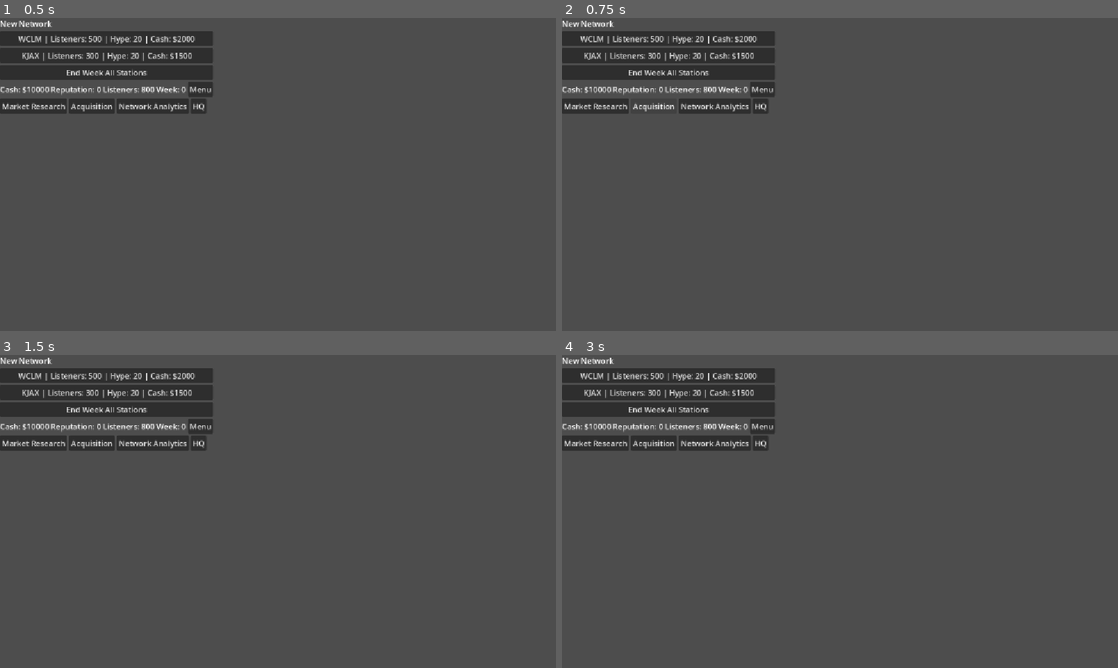
Above: before the commit, frames 1-4 (two rows, left to right).
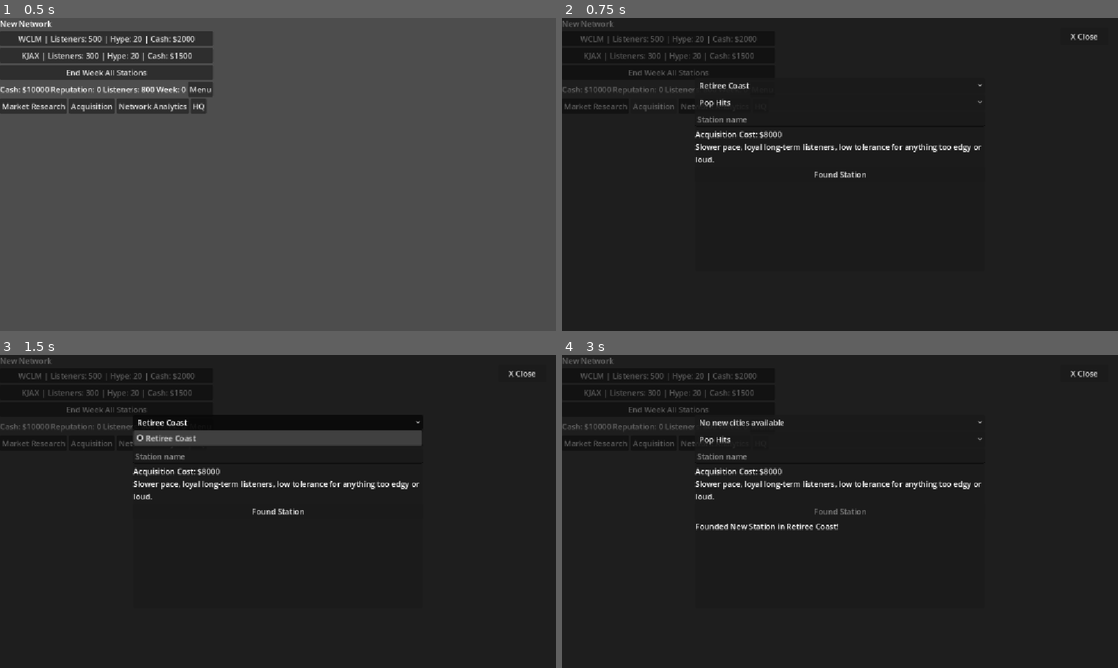
Above: after the commit, the same moments.

Repository: ConsumedMedia/drive-time-tycoon
Game: Godot game, scene res://scenes/main/main.tscn
Same seed, same stepped clock (60 frames per second), same inputs: the game is played once before the commit and once after it.
Inputs (mouse positions are in pixels of both pictures, inside the frame that each line leads up to):
- Up to frame 1 (0.5 s): no input
- Up to frame 2 (0.75 s): click "Acquisition" at 0.5 s
- Up to frame 3 (1.5 s): click (278, 423) at 1.25 s, where only the run after the commit has a clickable "Retiree Coast"
- Up to frame 4 (3 s): click (840, 439) at 2 s, where only the run after the commit has a clickable "Pop Hits"; click (840, 511) at 2.75 s, where only the run after the commit has a clickable "Found Station"

Frame 1 is identical in both runs. In frame 2, 99% of the frame differs, in the area x 0-100%, y 0-100%; in frame 3, 97%; in frame 4, 99%.

Commit message:
Build Acquisition panel - Phase 1 complete

Diff:
--- /dev/null
+++ b/data/cities/retiree_coast.tres
@@ -0,0 +1,15 @@
+[gd_resource type="Resource" script_class="City" format=3]
+
+[ext_resource type="Script" path="res://resources/city.gd" id="1"]
+
+[resource]
+script = ExtResource("1")
+city_name = "Retiree Coast"
+vibe_description = "Slower pace, loyal long-term listeners, low tolerance for anything too edgy or loud."
+format_fit = {
+"Chill Lo-Fi": 1.3,
+"Pop Hits": 0.6
+}
+rival_pressure = 3.5
+acquisition_cost = 8000
+metadata/_custom_type_script = "uid://bh0u67d4jgqgg"
--- a/scenes/main/network_overview.gd
+++ b/scenes/main/network_overview.gd
@@ -21,6 +21,7 @@
 
 const MARKET_RESEARCH_PANEL := preload("res://scenes/ui/market_research_panel.tscn")
 const NETWORK_ANALYTICS_PANEL := preload("res://scenes/ui/network_analytics_panel.tscn")
+const ACQUISITION_PANEL := preload("res://scenes/ui/acquisition_panel.tscn")
 
 var current_overlay: Control = null
 
@@ -78,7 +79,7 @@
 	_open_overlay(MARKET_RESEARCH_PANEL.instantiate())
 
 func _on_acquisition_pressed() -> void:
-	print("Acquisition panel not built yet - Phase 1 item still outstanding.")
+	_open_overlay(ACQUISITION_PANEL.instantiate())
 
 func _on_network_analytics_pressed() -> void:
 	_open_overlay(NETWORK_ANALYTICS_PANEL.instantiate())
@@ -132,6 +133,7 @@
 	if current_overlay != null:
 		current_overlay.queue_free()
 		current_overlay = null
+	_refresh_display()
 
 func _refresh_display() -> void:
 	%CashLabel.text = "Cash: $" + str(GameState.cash)
--- /dev/null
+++ b/scenes/ui/acquisition_panel.gd
@@ -0,0 +1,109 @@
+extends Control
+
+## Lets the player found a new station in a city they don't already own one
+## in. Deducts the city's acquisition_cost from GameState.cash and creates
+## a new Station with four empty Dayparts, ready for Produce Show.
+
+@export var city_paths: Array[String] = [
+	"res://data/cities/chill_coastal_village.tres",
+	"res://data/cities/college_town.tres",
+	"res://data/cities/retiree_coast.tres",
+]
+
+@export var format_paths: Array[String] = [
+	"res://data/formats/pop_hits.tres",
+	"res://data/formats/chill_lo_fi.tres",
+]
+
+## NOT confirmed from any prior design doc - these are placeholder starting
+## stats for a freshly founded station, not pulled from earlier design work.
+const STARTING_HYPE := 10.0
+const STARTING_LOYALTY := 20.0
+const STARTING_CASH := 1000
+
+var available_cities: Array[City] = []
+var formats: Array[Format] = []
+
+func _ready() -> void:
+	for path in city_paths:
+		var city: City = load(path)
+		if not _city_already_owned(city):
+			available_cities.append(city)
+
+	for path in format_paths:
+		formats.append(load(path))
+
+	%CityOption.clear()
+	if available_cities.is_empty():
+		%CityOption.add_item("No new cities available")
+		%FoundButton.disabled = true
+	else:
+		for city in available_cities:
+			%CityOption.add_item(city.city_name)
+		%CityOption.item_selected.connect(_on_city_selected)
+		%FoundButton.disabled = false
+
+	%FormatOption.clear()
+	for format in formats:
+		%FormatOption.add_item(format.format_name)
+
+	%FoundButton.pressed.connect(_on_found_pressed)
+
+	if not available_cities.is_empty():
+		_on_city_selected(0)
+
+func _city_already_owned(city: City) -> bool:
+	for station in GameState.owned_stations:
+		if station.city == city:
+			return true
+	return false
+
+func _on_city_selected(index: int) -> void:
+	var city: City = available_cities[index]
+	%CostLabel.text = "Acquisition Cost: $%d\n%s" % [city.acquisition_cost, city.vibe_description]
+
+func _on_found_pressed() -> void:
+	if available_cities.is_empty() or formats.is_empty():
+		return
+
+	var city: City = available_cities[%CityOption.selected]
+	var format: Format = formats[%FormatOption.selected]
+
+	if GameState.cash < city.acquisition_cost:
+		%ResultLabel.text = "Not enough cash - you have $%d, need $%d." % [
+			GameState.cash,
+			city.acquisition_cost
+		]
+		return
+
+	GameState.cash -= city.acquisition_cost
+
+	var station := Station.new()
+	station.station_name = %StationNameInput.text if %StationNameInput.text != "" else "New Station"
+	station.format = format
+	station.city = city
+	station.listeners = 0
+	station.hype = STARTING_HYPE
+	station.loyalty = STARTING_LOYALTY
+	station.cash = STARTING_CASH
+	station.reputation = 0.0
+
+	for slot in Daypart.Slot.values():
+		var daypart := Daypart.new()
+		daypart.slot = slot
+		station.dayparts.append(daypart)
+
+	GameState.add_station(station)
+
+	%ResultLabel.text = "Founded %s in %s!" % [station.station_name, city.city_name]
+
+	# Remove this city from future candidates and refresh the dropdown.
+	available_cities.erase(city)
+	%CityOption.clear()
+	if available_cities.is_empty():
+		%CityOption.add_item("No new cities available")
+		%FoundButton.disabled = true
+	else:
+		for remaining_city in available_cities:
+			%CityOption.add_item(remaining_city.city_name)
+		_on_city_selected(0)
--- /dev/null
+++ b/scenes/ui/acquisition_panel.tscn
@@ -0,0 +1,51 @@
+[gd_scene load_steps=2 format=3]
+
+[ext_resource type="Script" path="res://scenes/ui/acquisition_panel.gd" id="1"]
+
+[node name="AcquisitionPanel" type="Control"]
+custom_minimum_size = Vector2(600, 400)
+layout_mode = 3
+anchors_preset = 15
+anchor_right = 1.0
+anchor_bottom = 1.0
+grow_horizontal = 2
+grow_vertical = 2
+script = ExtResource("1")
+
+[node name="VBoxContainer" type="VBoxContainer" parent="."]
+layout_mode = 1
+anchors_preset = 15
+anchor_right = 1.0
+anchor_bottom = 1.0
+grow_horizontal = 2
+grow_vertical = 2
+
+[node name="CityOption" type="OptionButton" parent="VBoxContainer"]
+unique_name_in_owner = true
+layout_mode = 2
+
+[node name="FormatOption" type="OptionButton" parent="VBoxContainer"]
+unique_name_in_owner = true
+layout_mode = 2
+
+[node name="StationNameInput" type="LineEdit" parent="VBoxContainer"]
+unique_name_in_owner = true
+layout_mode = 2
+placeholder_text = "Station name"
+
+[node name="CostLabel" type="Label" parent="VBoxContainer"]
+unique_name_in_owner = true
+layout_mode = 2
+autowrap_mode = 3
+text = ""
+
+[node name="FoundButton" type="Button" parent="VBoxContainer"]
+unique_name_in_owner = true
+layout_mode = 2
+text = "Found Station"
+
+[node name="ResultLabel" type="Label" parent="VBoxContainer"]
+unique_name_in_owner = true
+layout_mode = 2
+autowrap_mode = 3
+text = ""
